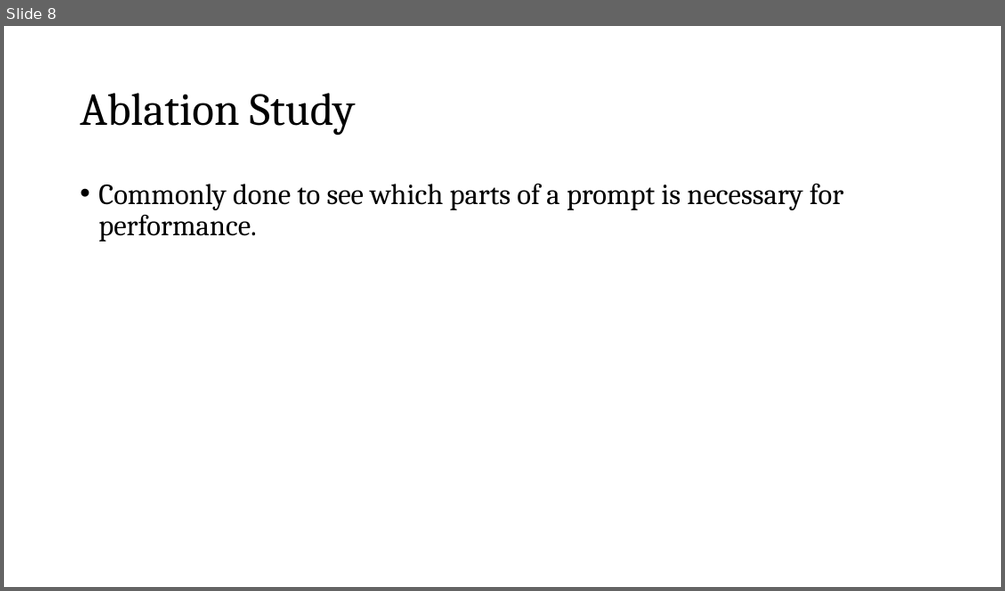
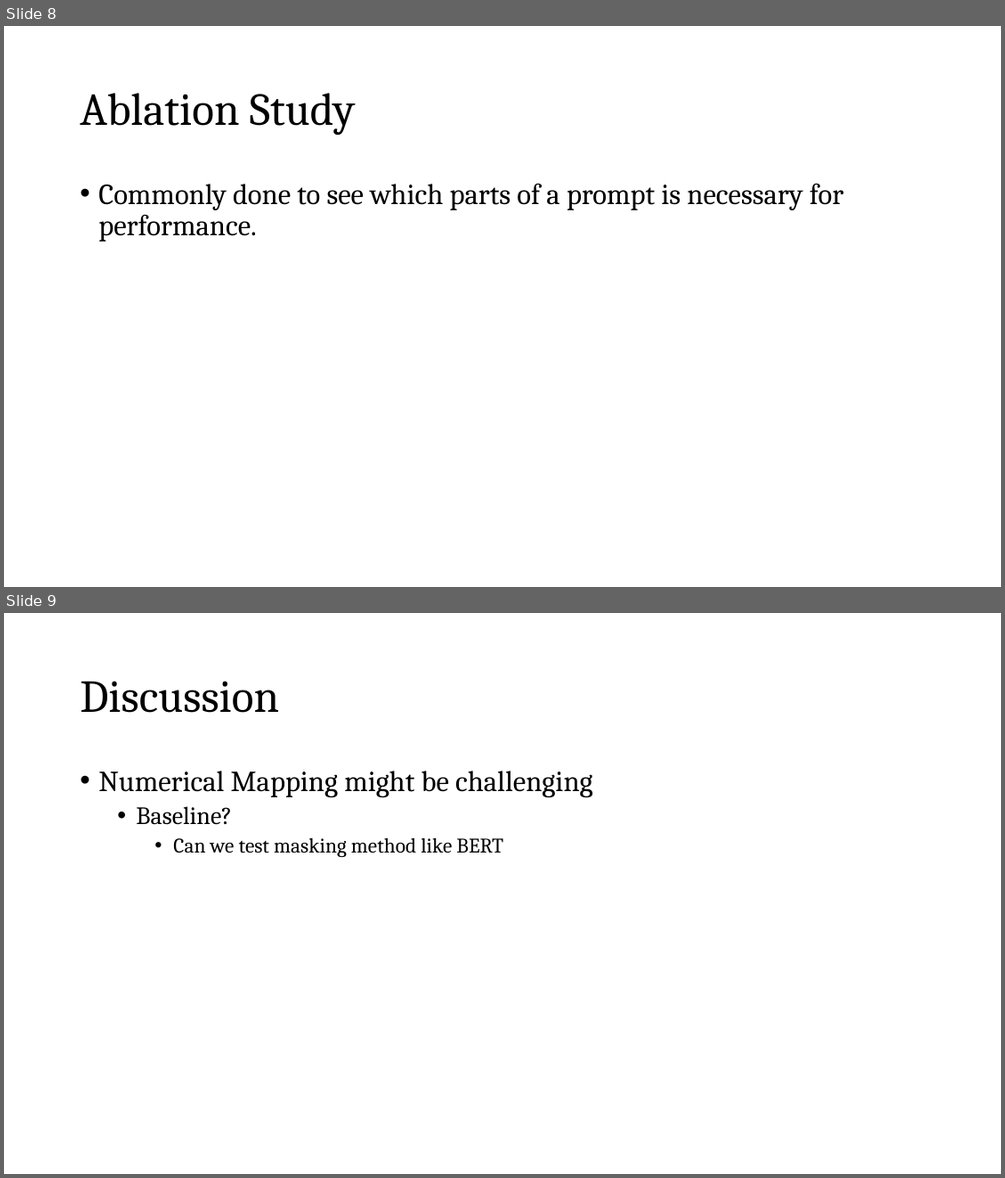
Before and after one commit to JohnDLee/ChemistryPE, a slide deck: pptx/6-5-2022-Proposal.pptx. Shown one above the other, each under a label of ours: slide 8 before the commit, slides 8 and 9 after it. The pictures are 1005x591 and 1005x1178 pixels, drawn with LibreOffice and Linux fonts; fonts in the diff are those of the drawing. Boxes give left, top, right and bottom in pixels: in the first picture for what was removed or moved away, otherwise in the second. Text is boxed around its words. In the diff, an @@ line names an element or a change of style, - is before the commit and + after.

```diff
--- a/pptx/6-5-2022-Proposal.pptx
+++ b/pptx/6-5-2022-Proposal.pptx
@@ slide 9 added at (4,613,1001,1174), background #FFFFFF @@
@@ title added at (80,681,279,713), 44 pt, text #000000 @@
+Discussion
@@ text added at (98,771,593,857), 28 pt, text #000000 @@
+• Numerical Mapping might be challenging
+  • Baseline?
+    • Can we test masking method like BERT
```
Also in this commit, not shown: 16 other files.
